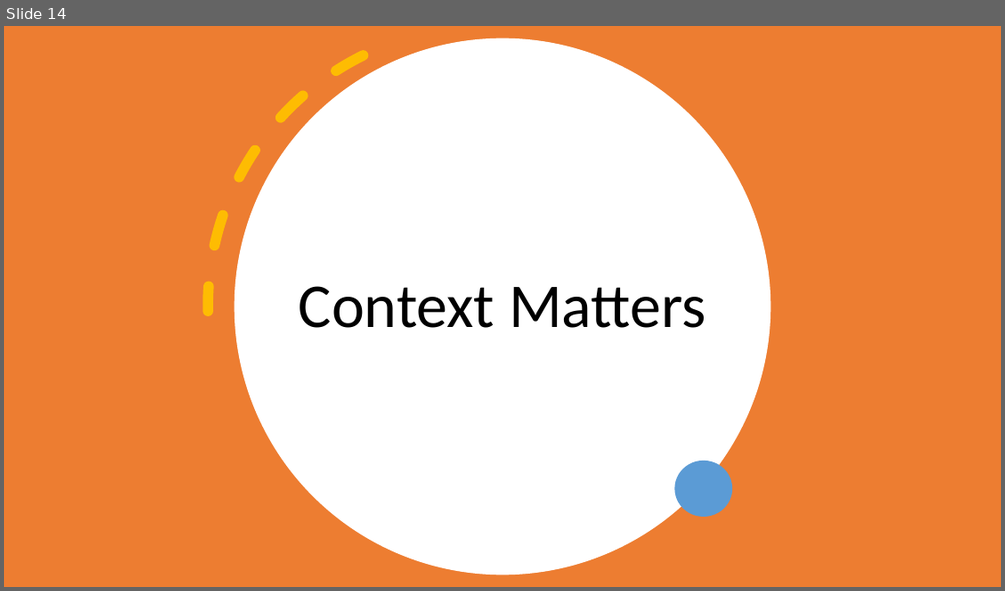
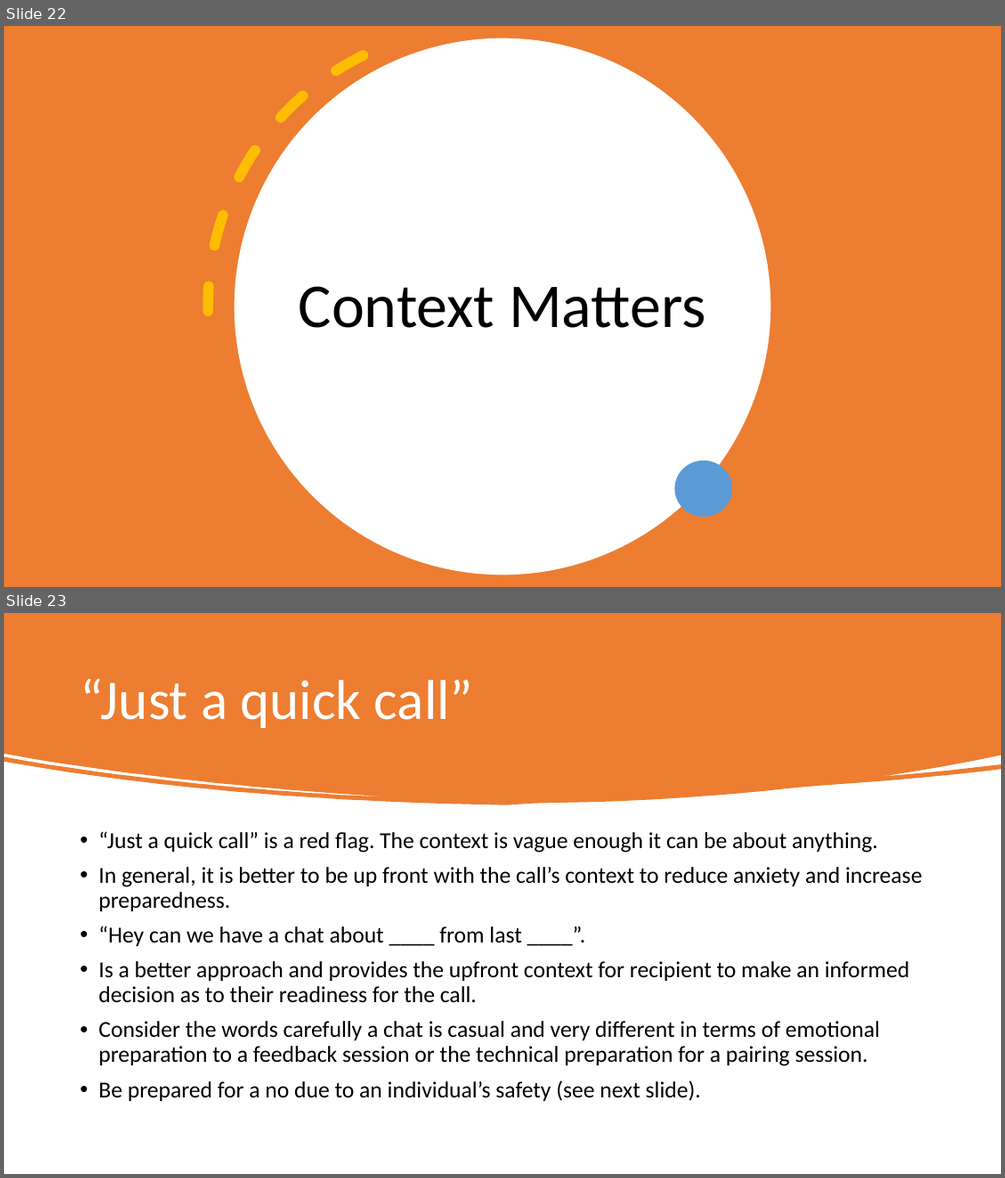
Before and after one commit to Steelstone3/Community-Of-Practice, a slide deck: presentations/Effective Communication.pptx. Shown one above the other, each under a label of ours: slide 14 before the commit, slides 22 and 23 after it. The pictures are 1005x591 and 1005x1178 pixels, drawn with LibreOffice and Linux fonts; fonts in the diff are those of the drawing. Boxes give left, top, right and bottom in pixels: in the first picture for what was removed or moved away, otherwise in the second. Text is boxed around its words. In the diff, an @@ line names an element or a change of style, - is before the commit and + after.

```diff
--- a/presentations/Effective Communication.pptx
+++ b/presentations/Effective Communication.pptx
@@ slide 23 added at bbox=[4, 613, 1001, 1174], background #FFFFFF @@
@@ freeform shape added at bbox=[4, 613, 1001, 805], fill #ED7D31 @@
@@ title added at bbox=[80, 678, 474, 728], 54 pt, text #FFFFFF @@
+“Just a quick call”
@@ text added at bbox=[98, 831, 922, 1101], 22 pt, text #000000 @@
+• “Just a quick call” is a red flag. The context is vague enough it can be about anything.
+• In general, it is better to be up front with the call’s context to reduce anxiety and increase preparedness.
+• “Hey can we have a chat about ____ from last ____”.
+• Is a better approach and provides the upfront context for recipient to make an informed decision as to their readiness for the call.
+• Consider the words carefully a chat is casual and very different in terms of emotional preparation to a feedback session or the technical preparation for a pairing session.
+• Be prepared for a no due to an individual’s safety (see next slide).
@@ what was slide 14 is now slide 22 @@
```
Also in this commit, not shown: 4 other slides added, 1 slide removed.
